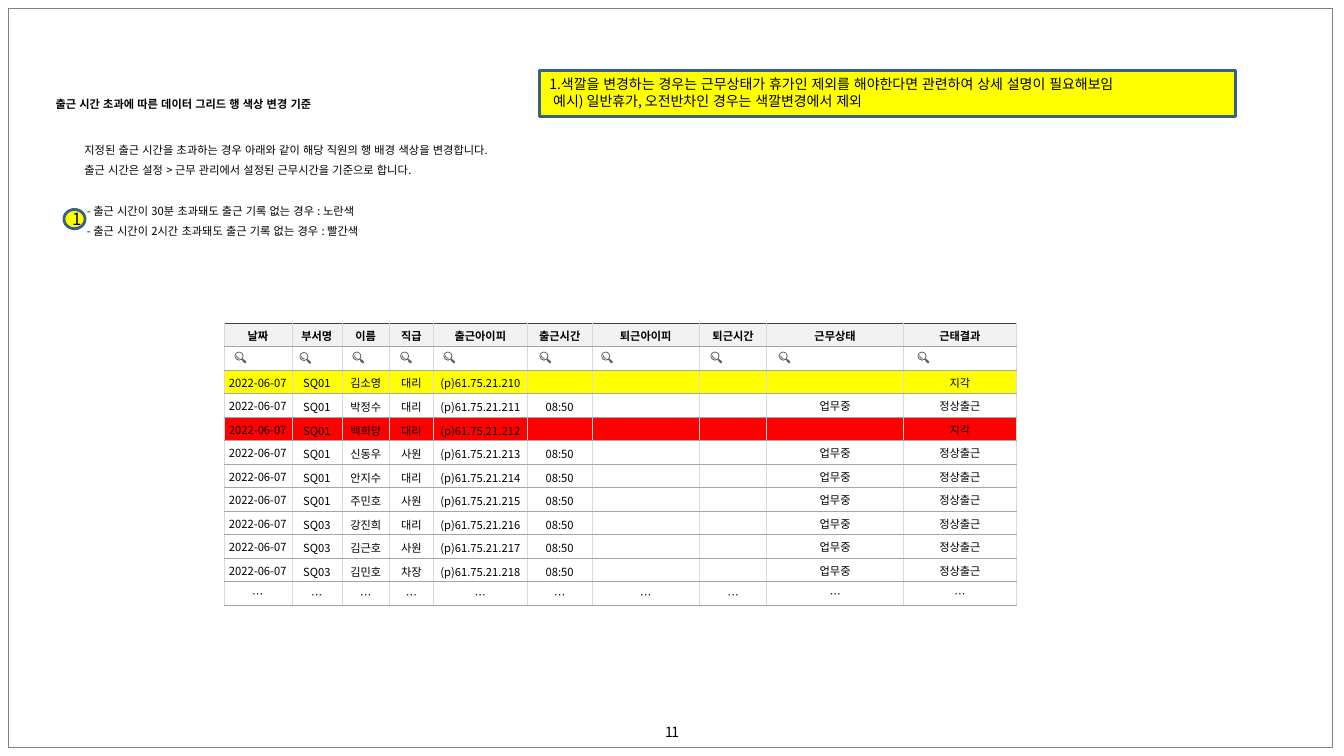
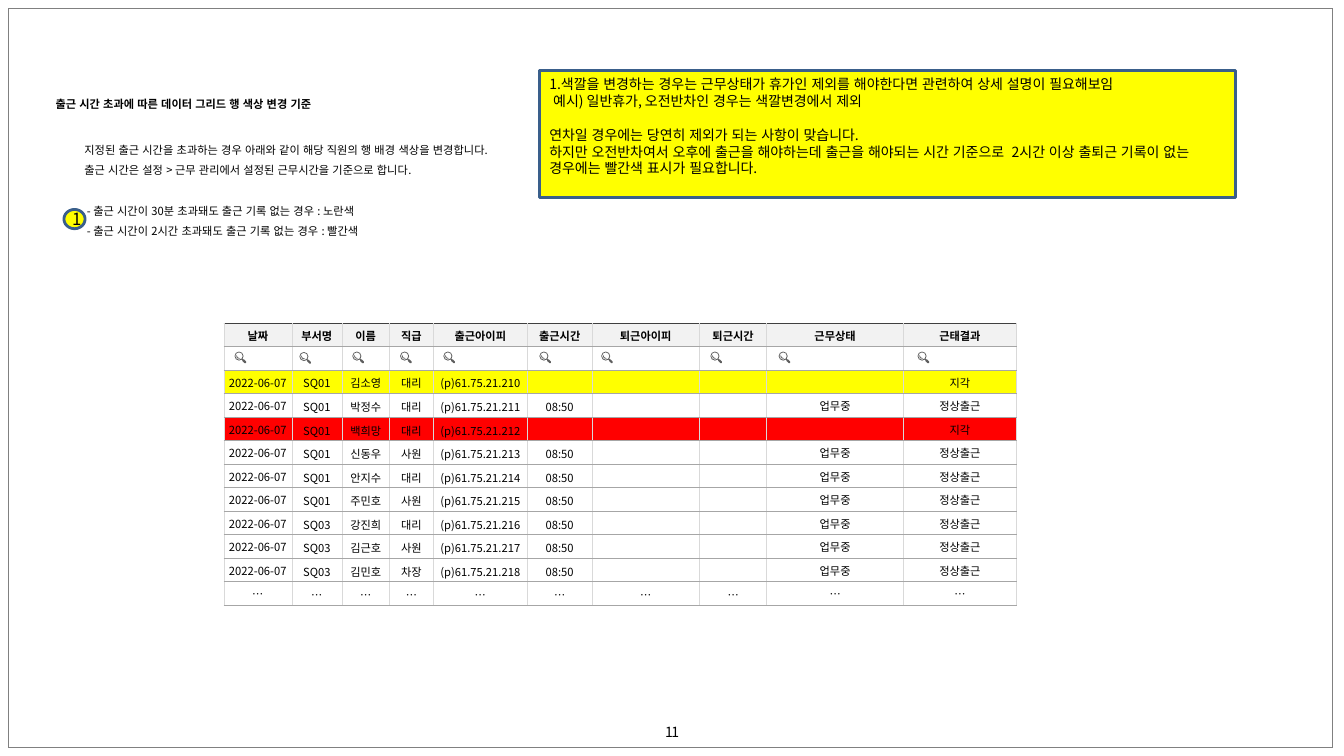
Before and after one commit to yamdeng/coms_groupware, a slide deck: slide 11 of docs/컴즈_인트라넷 시스템_화면 설계서_V0.80_안용성질의사항_1004.pptx. Drawn at 1344x756 pixels with LibreOffice and Linux fonts; fonts in the diff are those of the drawing. Boxes give left, top, right and bottom in pixels: in the first picture for what was removed or moved away, otherwise in the second. Text is boxed around its words. In the diff, an @@ line names an element or a change of style, - is before the commit and + after.

```diff
--- a/docs/컴즈_인트라넷 시스템_화면 설계서_V0.80_안용성질의사항_1004.pptx
+++ b/docs/컴즈_인트라넷 시스템_화면 설계서_V0.80_안용성질의사항_1004.pptx
@@ rectangle "1.색깔을 변경하는 경우는 근무상태가 휴가인 ...": place and size @@
-rectangle "1.색깔을 변경하는 경우는 근무상태가 휴가인 ..." at (539,71,1235,116)
+rectangle "1.색깔을 변경하는 경우는 근무상태가 휴가인 ..." at (539,71,1235,198)
@@ text in rectangle at (549,128,1189,174): paragraphs added @@
+연차일 경우에는 당연히 제외가 되는 사항이 맞습니다.
+하지만 오전반차여서 오후에 출근을 해야하는데 출근을 해야되는 시간 기준으로 2시간 이상 출퇴근 기록이 없는 경우에는 빨간색 표시가 필요합니다.
```
Also in this commit, not shown: 17 other slides changed, 20 other files.
